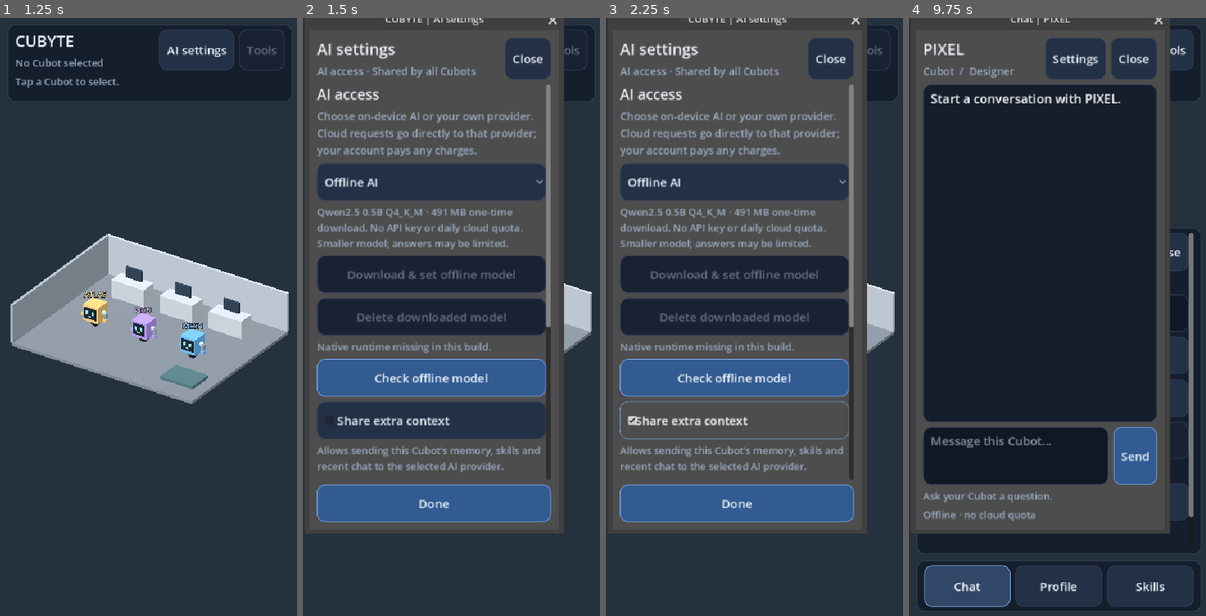
Above: before the commit, frames 1-4 (left to right).
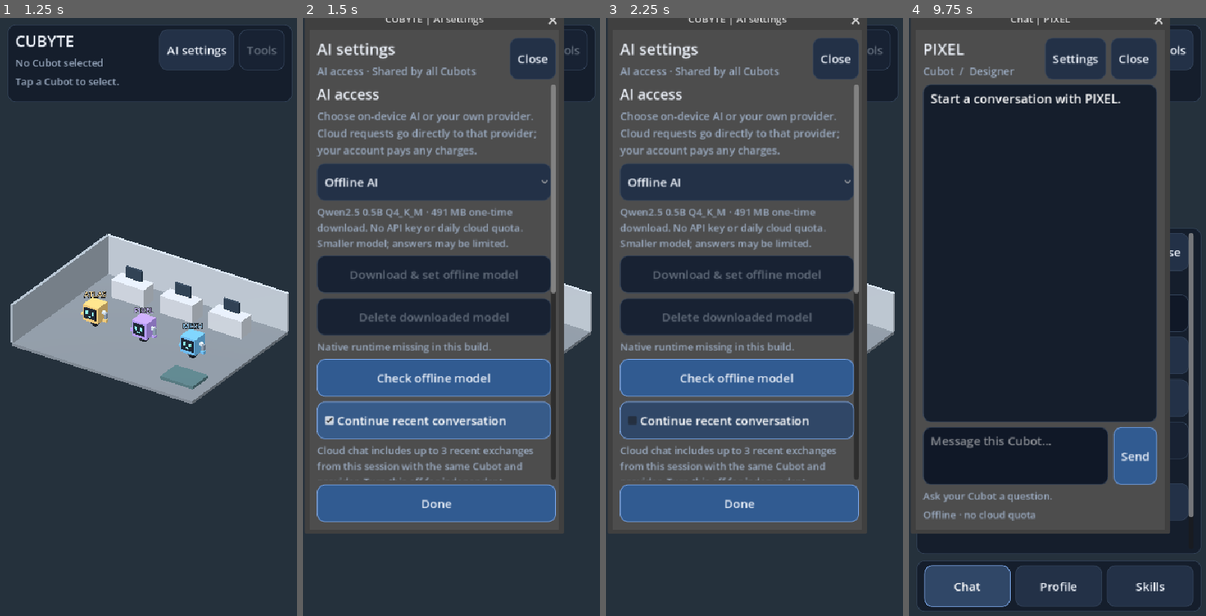
Above: after the commit, the same moments.

Repository: joparoxxx/VOXHAVEN
Game: Godot game, scene res://scenes/office.tscn
The game is run twice, just before and just after one commit, with the same random seed, the same clock (stepped at 60 frames per second) and the same inputs.
Inputs (mouse positions are in pixels of both pictures, inside the frame that each line leads up to):
- Up to frame 1 (1.25 s): tap A at 0.5 s; move the mouse to (216, 287) at 0.52 s; click (216, 287) at 0.67 s
- Up to frame 2 (1.5 s): click "AI settings" at 1.25 s
- Up to frame 3 (2.25 s): click (733, 418) at 2 s, where only the run before the commit has a clickable "Share extra context"
- Up to frame 4 (9.75 s): click "Done" at 2.75 s; move the mouse to (998, 346) at 3.52 s; click (998, 346) at 3.67 s; move the mouse to (1087, 185) at 4.27 s; click (1087, 185) at 4.42 s; move the mouse to (1042, 436) at 5.02 s; click (1042, 436) at 5.17 s; move the mouse to (1149, 406) at 5.77 s; click (1149, 406) at 5.92 s; move the mouse to (968, 227) at 6.52 s; click (968, 227) at 6.67 s; move the mouse to (1072, 317) at 7.27 s; click (1072, 317) at 7.42 s; click "Tools" at 8 s; click (1057, 311) at 8.77 s; type "Alex" at 8.85 s; click "Chat" at 9.5 s

Frame 1 is identical in both runs. In frame 2, 9.8% of the frame differs, in the area x 4-86%, y 3-85%; in frame 3, 9.7%; in frame 4, less than 0.1%.

Commit message:
fix(chat): preserve recent provider-specific dialogue and show validated proposals instead of raw JSON [skip ci]

Diff:
--- a/game/scenes/ai_console.gd
+++ b/game/scenes/ai_console.gd
@@ -50,6 +50,8 @@
 var model_editor: LineEdit
 var key_editor: LineEdit
 var share_context: CheckBox
+var include_recent: CheckBox
+var session_turns := {}
 var ask_button: Button
 var cancel_button: Button
 var approve_button: Button
@@ -219,15 +221,21 @@
 	fallback_mode.custom_minimum_size.y = 60
 	fields.add_child(fallback_mode)
 	fallback_mode.hide()
+	include_recent = CheckBox.new()
+	include_recent.text = "Continue recent conversation"
+	include_recent.button_pressed = true
+	include_recent.custom_minimum_size.y = 60
+	fields.add_child(include_recent)
+	fields.add_child(UI.label("Cloud chat includes up to 3 recent exchanges from this session with the same Cubot and provider. Turn this off for independent messages. Saved history and private notes are optional below.", 16, UI.MUTED))
 	share_context = CheckBox.new()
 	share_context.custom_minimum_size.y = 60
-	share_context.text = "Share extra context"
+	share_context.text = "Share saved history, notes and skills"
 	fields.add_child(share_context)
 	fields.add_child(UI.label("Allows sending this Cubot’s memory, skills and recent chat to the selected AI provider.", 16, UI.MUTED))
 	fields.add_child(UI.label("API keys remain in memory for this app session only. Use a restricted personal key; do not enter a shared production key. Cloud providers may charge or retain submitted content. Model tests can consume quota. Extra context is optional.", 16, UI.MUTED))
 	connection = UI.label("Not tested", 18)
 	fields.add_child(connection)
-	fields.add_child(UI.label("Chat history is saved locally on this device (last 12 exchanges per Cubot). Enable Share extra context only if you want to send recent chat and memory to the AI provider. Avoid entering sensitive information.", 16, UI.MUTED))
+	fields.add_child(UI.label("Chat history is saved locally on this device (last 12 exchanges per Cubot). Enable sharing saved history only if you want to send previous sessions and private notes to the AI provider. Avoid entering sensitive information.", 16, UI.MUTED))
 	clear_history_button = UI.button("Clear this Cubot’s history", _confirm_clear_history)
 	fields.add_child(clear_history_button)
 	clear_history_confirm = ConfirmationDialog.new()
@@ -356,12 +364,27 @@
 		return
 	key_editor.clear()
 	session_profiles.erase(active_provider)
+	for id in ["atlas", "pixel", "mesh"]:
+		session_turns.erase(active_provider + ":" + id)
 	_credentials_changed("")
 	settings_status.text = "Key cleared."
 
+func _session_id() -> String:
+	return active_provider + ":" + robot_id
+
+func _recent_history() -> Array:
+	if share_context.button_pressed or active_provider == "offline":
+		return Online.conversation_turns(histories.get(robot_id, []))
+	if include_recent.button_pressed:
+		return Online.conversation_turns(session_turns.get(_session_id(), []))
+	return []
+
 func _ask() -> void:
 	if online_busy or local_ai.busy or robot_id.is_empty() or _provider_wait() > 0:
 
+		return
+	if not pending.is_empty():
+		status.text = "Review the proposed action using Approve & run or Reject first."
 		return
 	question = prompt_box.text.strip_edges()
 	if question.is_empty() or question.to_utf8_buffer().size() > 2048:
@@ -380,7 +403,7 @@
 			var skill: Dictionary = skills.get_skill(binding["skill"])
 			skill_doc = str(skill.get("markdown", "")).left(1000)
 		var recent: Array = histories.get(robot_id, [])
-		context = {"personality": profile.get("personality"), "memory": str(profile.get("memory", "")).left(1000), "skill": skill_doc, "history": recent.slice(maxi(0, recent.size() - 3))}
+		context = {"personality": profile.get("personality"), "memory": str(profile.get("memory", "")).left(1000), "skill": skill_doc}
 		if offline_mode.button_pressed:
 			context = {"personality": str(profile.get("personality", "")).left(128), "memory": str(profile.get("memory", "")).left(250)}
 			if not recent.is_empty():
@@ -415,7 +438,7 @@
 		return
 	if _provider_wait() > 0:
 		return
-	var req: Dictionary = Online.make_request(active_provider, model_editor.text, key_editor.text, system, prompt)
+	var req: Dictionary = Online.make_request(active_provider, model_editor.text, key_editor.text, system, prompt, _recent_history() if kind == "ask" else [])
 	if req.is_empty():
 		status.text = "Enter a valid provider model ID and API key in AI settings."
 		settings_status.text = status.text
@@ -517,18 +540,30 @@
 	_update_buttons()
 
 func _accept_response(response: String) -> bool:
-	var turns: Array = histories.get(robot_id, [])
-	turns.append({"user": question.left(2048), "assistant": response.left(4096)})
-	while turns.size() > 12:
-		turns.pop_front()
-	histories[robot_id] = turns
 	pending = Policy.proposal(response)
 	proposed_worker = ""
+	var visible_reply := response
 	if not pending.is_empty():
 		if roster.can_use(robot_id, pending["tool"]):
 			proposed_worker = roster.delegate(pending["tool"]) if robot_id == "atlas" else robot_id
 		if proposed_worker.is_empty():
 			pending = {}
+			visible_reply = "This action is not permitted."
+		else:
+			visible_reply = "A local file action is proposed. Review it below before approving."
+			if pending["tool"] == "png":
+				visible_reply = "I can create a fixed sample PNG, not a custom AI-generated image. Review the sample action below."
+	var entry := {"user": question.left(2048), "assistant": visible_reply.left(4096)}
+	var turns: Array = histories.get(robot_id, [])
+	turns.append(entry)
+	while turns.size() > 12:
+		turns.pop_front()
+	histories[robot_id] = turns
+	var session: Array = session_turns.get(_session_id(), [])
+	session.append(entry.duplicate())
+	while session.size() > 3:
+		session.pop_front()
+	session_turns[_session_id()] = session
 	return history_store.save(robot_id, turns)
 
 func _confirm_clear_history() -> void:
@@ -542,6 +577,8 @@
 		return
 	if history_store.clear(robot_id):
 		histories.erase(robot_id)
+		for provider in ["offline"] + Online.PROVIDERS:
+			session_turns.erase(provider + ":" + robot_id)
 		pending = {}
 		prompt_box.clear()
 		settings_status.text = "Local conversation cleared."
@@ -601,6 +638,7 @@
 	model_editor.editable = not online_busy
 	key_editor.editable = not online_busy
 	share_context.disabled = online_busy
+	include_recent.disabled = online_busy
 	fallback_mode.disabled = online_busy or local_ai.busy
 	clear_key_button.disabled = online_busy
 	clear_history_button.disabled = online_busy or robot_id.is_empty()
@@ -616,7 +654,7 @@
 		return
 	var local := active_provider == "offline"
 	var wait := _provider_wait()
-	ask_button.disabled = online_busy or local_ai.busy or wait > 0
+	ask_button.disabled = online_busy or local_ai.busy or wait > 0 or not pending.is_empty()
 	test_button.disabled = online_busy or local_ai.busy or wait > 0
 	fetch_models_button.disabled = online_busy or local_ai.busy or wait > 0
 	model_picker.disabled = online_busy or local_ai.busy
